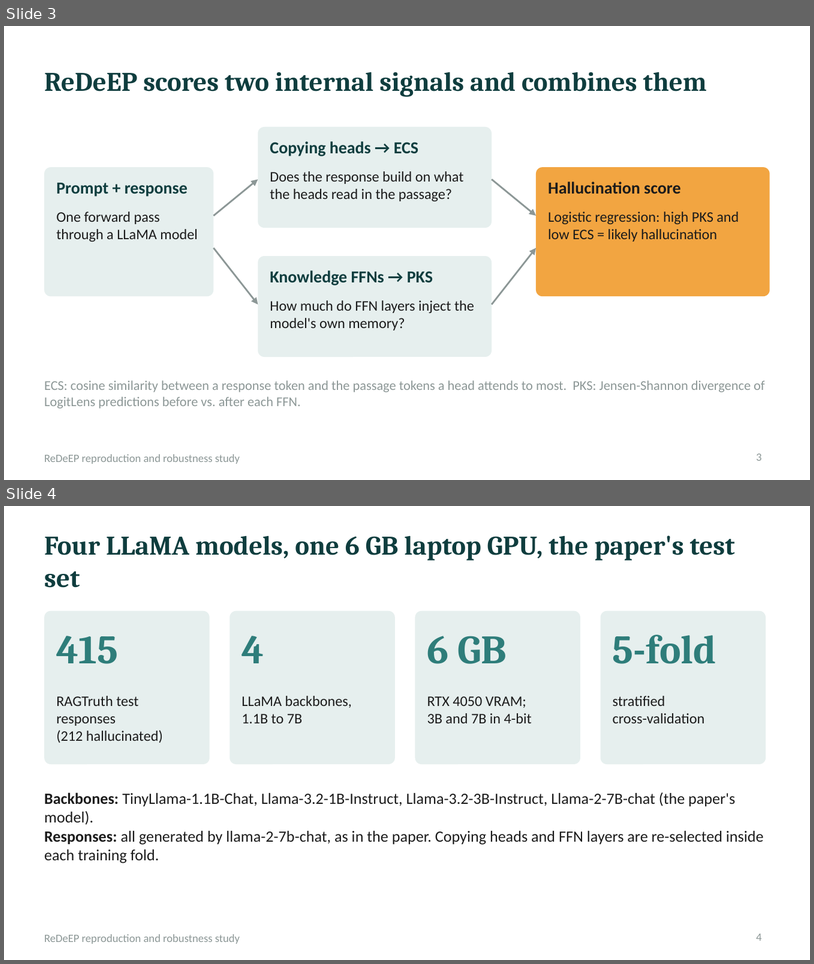
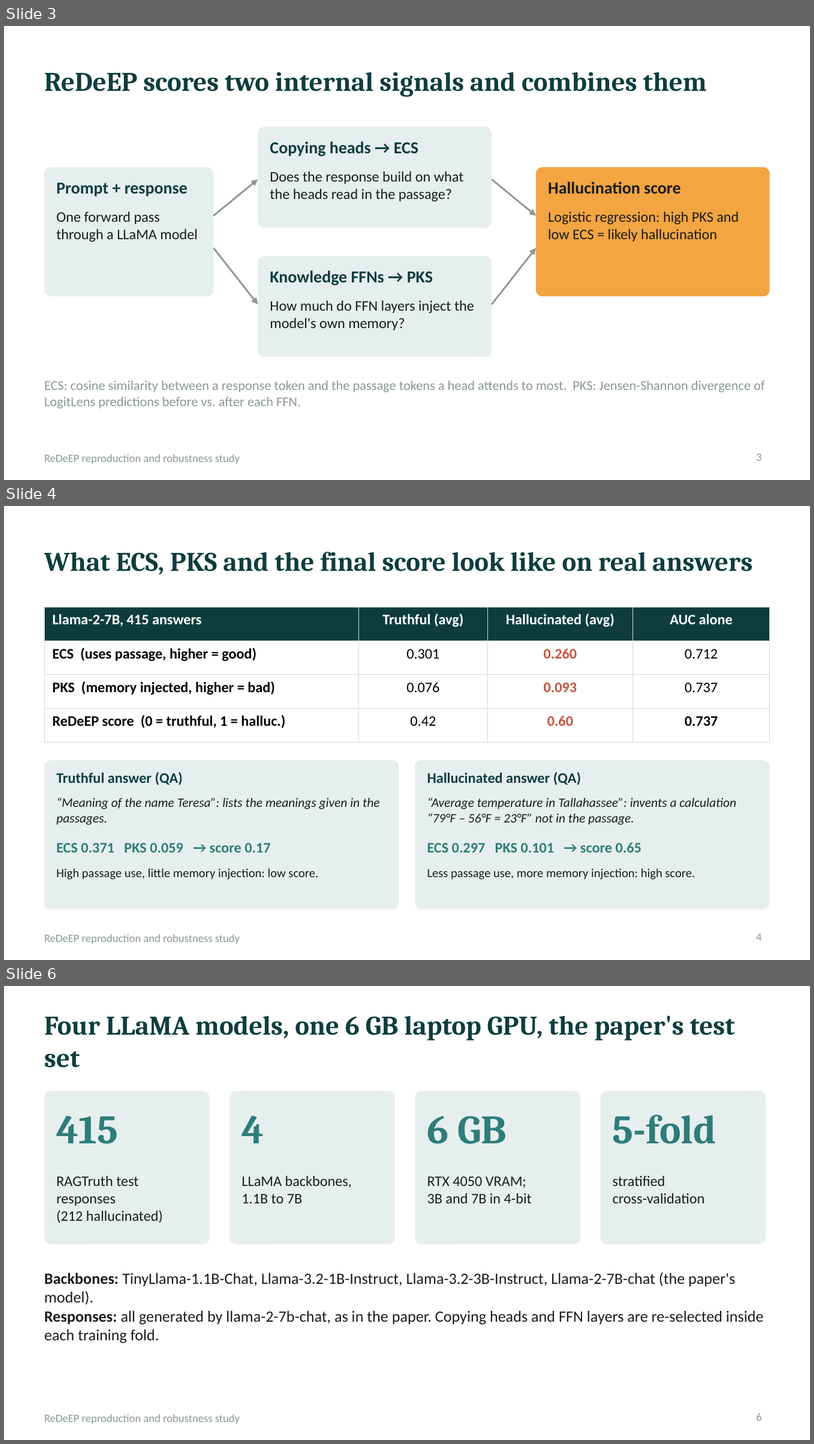
Before and after one commit to ad1thyaaa/ReDeEP-Reproduction-Robustness, a slide deck: presentation/ReDeEP_presentation.pptx. Shown one above the other, each under a label of ours: slides 3 and 4 before the commit, slides 3, 4 and 6 after it; the slides between them are not shown. The pictures are 814x964 and 814x1444 pixels, drawn with LibreOffice and Linux fonts; fonts in the diff are those of the drawing. Boxes give left, top, right and bottom in pixels: in the first picture for what was removed or moved away, otherwise in the second. Text is boxed around its words. In the diff, an @@ line names an element or a change of style, - is before the commit and + after.

```diff
--- a/presentation/ReDeEP_presentation.pptx
+++ b/presentation/ReDeEP_presentation.pptx
@@ slide 4 added at [4, 506, 810, 960], background #FFFFFF; not listed: 1 template element that a slide beside it also shows @@
@@ title added at [44, 552, 753, 574], 24 pt, text #0F3D3E, bold @@
+What ECS, PKS and the final score look like on real answers
@@ table added at [44, 607, 770, 730], 4 rows, 4 columns @@
+Llama-2-7B, 415 answers | Truthful (avg) | Hallucinated (avg) | AUC alone
+ECS (uses passage, higher = good) | 0.301 | 0.260 | 0.712
+PKS (memory injected, higher = bad) | 0.076 | 0.093 | 0.737
+ReDeEP score (0 = truthful, 1 = halluc.) | 0.42 | 0.60 | 0.737
@@ rounded rectangle added at [44, 760, 399, 909], fill #E6EFEE @@
@@ text added at [56, 772, 183, 785], 13 pt, text #0F3D3E, bold @@
+Truthful answer (QA)
@@ rounded rectangle added at [415, 760, 770, 909], fill #E6EFEE @@
@@ text added at [428, 772, 581, 785], 13 pt, text #0F3D3E, bold @@
+Hallucinated answer (QA)
@@ text added at [56, 797, 380, 825], 11.5 pt, text #1B1B1B, italic @@
+“Meaning of the name Teresa”: lists the meanings given in the passages.
@@ text added at [428, 797, 737, 825], 11.5 pt, text #1B1B1B, italic @@
+“Average temperature in Tallahassee”: invents a calculation “79°F – 56°F = 23°F” not in the passage.
@@ text added at [56, 843, 270, 852], 13 pt, text #2E7D7A, bold @@
+ECS 0.371 PKS 0.059 → score 0.17
@@ text added at [428, 842, 642, 852], 13 pt, text #2E7D7A, bold @@
+ECS 0.297 PKS 0.101 → score 0.65
@@ text added at [56, 868, 318, 879], 11 pt, text #1B1B1B @@
+High passage use, little memory injection: low score.
@@ text added at [428, 868, 695, 879], 11 pt, text #1B1B1B @@
+Less passage use, more memory injection: high score.
@@ page number added at [756, 933, 762, 940], 10 pt, text #8C9796 @@
+4
@@ what was slide 4 is now slide 6 @@
@@ page number at [756, 1413, 762, 1420]: text changed @@
-4
+6
```
Also in this commit, not shown: 4 slides changed, 1 other slide added, 2 other files.
